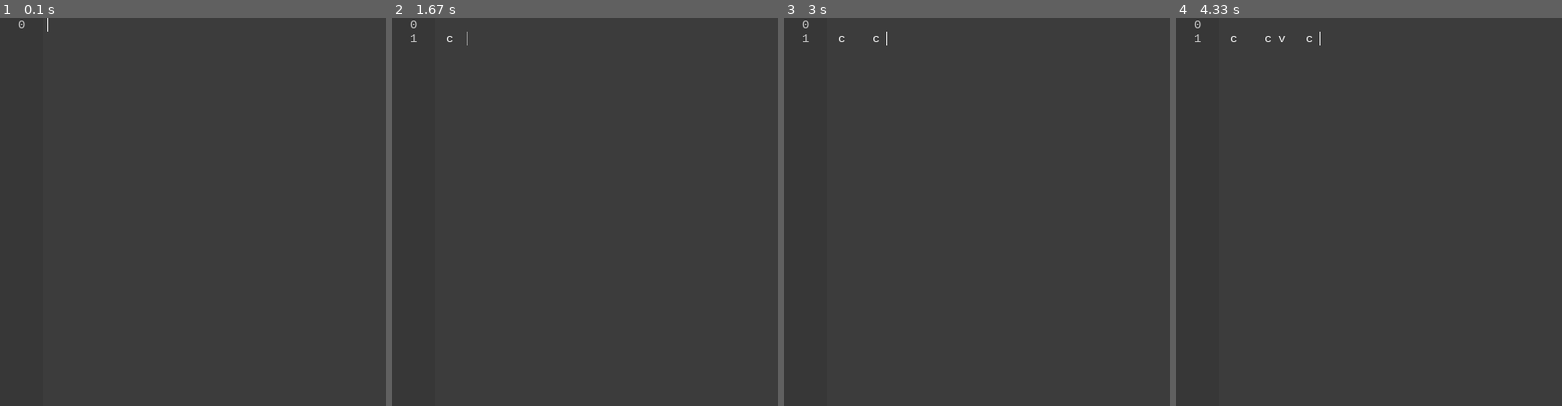
Above: before the commit, frames 1-4 (left to right).
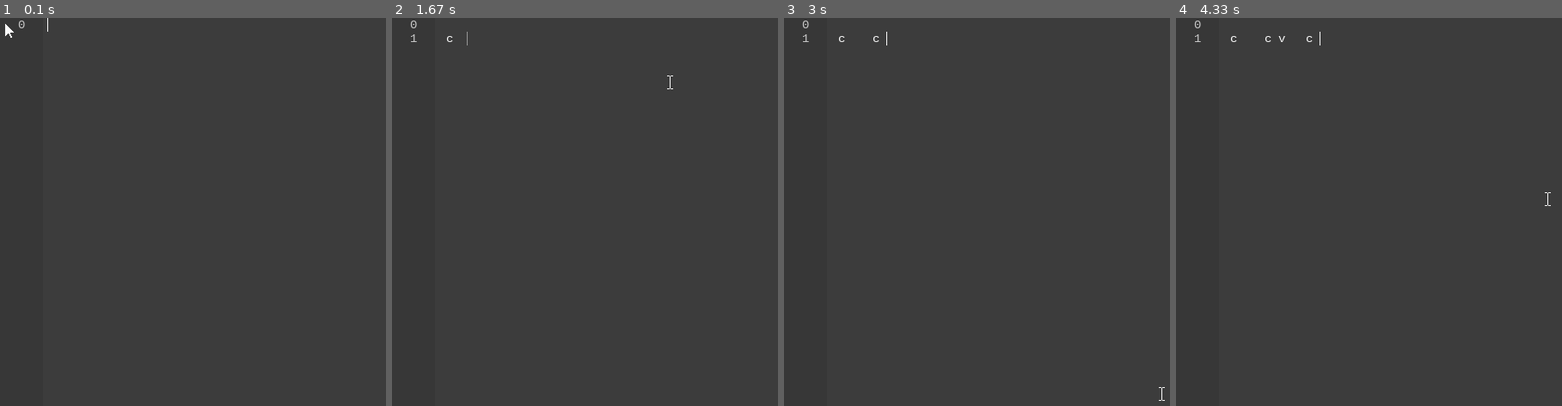
Above: after the commit, the same moments.

Repository: BrunoMontalto/AnyNote
Game: pygame game, started from main.pyw
Same seed, same stepped clock (60 frames per second), same inputs: the game is played once before the commit and once after it.
Inputs (mouse positions are in pixels of both pictures, inside the frame that each line leads up to):
- Up to frame 1 (0.1 s): no input
- Up to frame 2 (1.67 s): hold Shift 0.33-0.8 s; hold Right 0.33-0.8 s; move the mouse to (588, 250) at 0.37 s; hold Enter 0.88-1.35 s; hold Right 0.88-1.35 s; move the mouse to (503, 235) at 0.92 s; tap Space at 0.95, 1.25, 1.5 s; tap C at 1.03 s; hold Ctrl from 1.43 s (still down); hold Right from 1.43 s (still down); move the mouse to (669, 83) at 1.47 s; tap V at 1.58 s
- Up to frame 3 (3 s): tap Space at 1.8, 2.38, 2.68, 2.93 s; release Ctrl at 1.9 s; release Right at 1.9 s; move the mouse to (845, 219) at 1.98 s; press the mouse at (845, 219) at 2.02 s; move the mouse to (911, 281) at 2.12 s; release the mouse at (980, 343) at 2.25 s; hold Right 2.32-2.78 s; click (1004, 277) at 2.4 s; tap C at 2.47 s; hold Up from 2.87 s (still down); click (1162, 394) at 2.95 s
- Up to frame 4 (4.33 s): tap V at 3.02 s; release Up at 3.17 s; hold Right 3.2-3.67 s; tap Space at 3.27, 3.57, 3.77, 4.07 s; click (1322, 91) at 3.28 s; hold Left 3.7-4.23 s; click (1538, 343) at 3.78 s; tap C at 3.85 s; hold Down from 4.27 s (still down); move the mouse to (1546, 200) at 4.3 s

The runs differ from the first frame. In frame 1, less than 0.1% of the frame differs, in the area x 1-4%, y 1-6%; in frame 2, less than 0.1%; in frame 3, less than 0.1%; in frame 4, less than 0.1%.

Commit message:
feat changing cursors
write after selection replaces the selection
changing cursors
cntrl + arrows to skip words

Diff:
--- a/AnyNote.py
+++ b/AnyNote.py
@@ -1,7 +1,7 @@
 import pygame
 from pygameGUI import *
-import time
 import tkinter as tk #for clipboard
+import os
 
 pygame.init()
 pygame.font.init()
@@ -17,6 +17,8 @@
 CURSOR_COLOR_SWAP_TIMER = 30
 LINE_INDEX_WIDTH = 50
 LINE_PAD = 5
+
+
 
 class NoteFrame:
     def __init__(self, position, size, font, theme):
@@ -98,12 +100,16 @@
         self.print()
 
 
-    def listen(self, events):
+    def listen(self, events, mx, my):
+        #get mouse position relative to the frame
+        mx -= self.x
+        my -= self.y
+        mx -= LINE_INDEX_WIDTH + LINE_PAD
+        if mx > 0:
+            cursor_img = 1
+        else:
+            cursor_img = 0
         if self.selecting:
-            mx, my = pygame.mouse.get_pos()
-            mx -= self.x
-            my -= self.y
-            mx -= LINE_INDEX_WIDTH + LINE_PAD
             font_h = self.font.size('|')[1]
             self.cursor_line = my // font_h
             if self.cursor_line >= len(self.lines):
@@ -149,24 +155,46 @@
 
 
                 elif event.key == pygame.K_RIGHT:
-                    self.cursor_col += 1
-                    if self.cursor_col > len(self.lines[self.cursor_line]):
-                        self.cursor_line += 1
-                        if self.cursor_line >= len(self.lines):
-                            self.cursor_line = len(self.lines) - 1
+                    if event.mod & pygame.KMOD_CTRL:
+                        if self.cursor_col < len(self.lines[self.cursor_line]):
+                            c = self.lines[self.cursor_line][self.cursor_col]
+                            if c == " ":
+                                self.cursor_col += 1
+                            else:
+                                while c != " " and self.cursor_col < len(self.lines[self.cursor_line]):
+                                    self.cursor_col += 1
+                                    if self.cursor_col < len(self.lines[self.cursor_line]):
+                                        c = self.lines[self.cursor_line][self.cursor_col]
+
+                    else:
+                        self.cursor_col += 1
+                        if self.cursor_col > len(self.lines[self.cursor_line]):
+                            self.cursor_line += 1
+                            if self.cursor_line >= len(self.lines):
+                                self.cursor_line = len(self.lines) - 1
+                                self.cursor_col = len(self.lines[self.cursor_line])
+                                continue
+                            self.cursor_col = 0
+
+                elif event.key == pygame.K_LEFT:
+                    if event.mod & pygame.KMOD_CTRL:
+                        if self.cursor_col > 0:
+                            c = self.lines[self.cursor_line][self.cursor_col - 1]
+                            if c == " ":
+                                self.cursor_col -= 1
+                            else:
+                                while c != " " and self.cursor_col > 0:
+                                    self.cursor_col -= 1
+                                    c = self.lines[self.cursor_line][self.cursor_col - 1]
+                    else:
+                        self.cursor_col -= 1
+                        if self.cursor_col < 0:
+                            self.cursor_line -= 1
+                            if self.cursor_line < 0:
+                                self.cursor_line = 0
+                                self.cursor_col = 0
+                                continue
                             self.cursor_col = len(self.lines[self.cursor_line])
-                            continue
-                        self.cursor_col = 0
-
-                elif event.key == pygame.K_LEFT:
-                    self.cursor_col -= 1
-                    if self.cursor_col < 0:
-                        self.cursor_line -= 1
-                        if self.cursor_line < 0:
-                            self.cursor_line = 0
-                            self.cursor_col = 0
-                            continue
-                        self.cursor_col = len(self.lines[self.cursor_line])
 
 
                 elif event.key == pygame.K_UP:
@@ -184,6 +212,8 @@
                     else:
                         if self.cursor_col > len(self.lines[self.cursor_line]):
                             self.cursor_col = len(self.lines[self.cursor_line])
+
+
 
 
                 elif (event.key == pygame.K_c) and (event.mod & pygame.KMOD_CTRL): #CTRL C
@@ -214,6 +244,11 @@
                 else:
                     if event.key in (1073742049, 1073742048): continue #TODO aggiungere altri tasti vietati
                     self.cursor_color_swap_timer = CURSOR_COLOR_SWAP_TIMER
+
+                    selection_start = self.selection_start
+                    selection_end = self.selection_end
+                    if selection_start != selection_end and (selection_start and selection_end): #delete selection
+                        self.delete_selection()
 
                     self.lines[self.cursor_line] = self.lines[self.cursor_line][:self.cursor_col] + event.unicode + self.lines[self.cursor_line][self.cursor_col:]
                     self.cursor_col += 1
@@ -243,6 +278,8 @@
             elif event.type == pygame.MOUSEBUTTONUP:
                 self.selecting = False
                 self.selection_end = (self.cursor_line, self.cursor_col)
+
+        return cursor_img
 
 
     def draw(self, surface):
@@ -321,6 +358,6 @@
     def save(self):
         with open("save.txt", "w") as f:
             for line in self.lines:
-                f.write(line)
+                f.write(line + '\n')
 
             f.close()
--- a/main.pyw
+++ b/main.pyw
@@ -3,10 +3,18 @@
 size = w,h = 500, 500
 wn = pygame.display.set_mode(size, pygame.RESIZABLE)
 
+pygame.mouse.set_cursor((8,8),(0,0),(0,0,0,0,0,0,0,0),(0,0,0,0,0,0,0,0))
+CURSORS = []
+for filename in os.listdir("cursors"):
+    CURSORS.append(pygame.image.load("cursors/" + filename).convert_alpha())
+cursor_img = 0
+
 pygame.display.set_caption("AnyNote")
 pygame.display.set_icon(pygame.image.load("icon.png").convert_alpha())
 
 def main():
+    global w,h, cursor_img
+    cursor_in = False
     clock = pygame.time.Clock()
 
     frame = NoteFrame((0,0), (500,500), DEFAULT_FONT, DEFAULT_THEME)
@@ -16,13 +24,25 @@
             if event.type == pygame.QUIT:
                 return
 
+            if (event.type == pygame.ACTIVEEVENT):
+                if (event.gain == 1):  # mouse enter the window
+                    cursor_in = True
+                else:  # mouse leave the window
+                    cursor_in = False
+
+
 
         #######################
+        mx, my = pygame.mouse.get_pos()
         frame.set_size(wn.get_size())
-        frame.listen(events)
+        cursor_img = frame.listen(events, mx, my)
 
         wn.fill((0,0,0))
         frame.draw(wn)
+
+        cursor = CURSORS[cursor_img]
+        if cursor_in:
+            wn.blit(cursor, (mx - cursor.get_width()//2, my - cursor.get_height()//2))
         #######################
         pygame.display.update()
         clock.tick(60)
Binary file added: cursors/0.png
Binary file added: cursors/1.png
Binary file added: cursors/2.png
Binary file added: cursors/finger.png
